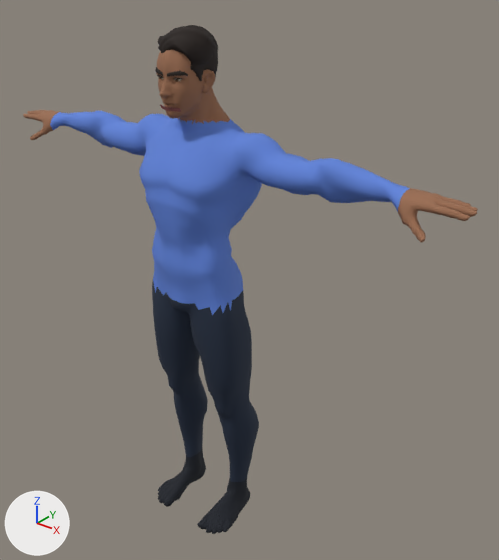
A saved change to the glTF model apps/web/public/models/human.glb.
Camera for both pictures: a 50 mm camera at (1.502, -1.572, 2.054) aimed at (0.117, 0.16, 0.98). Every picture has the same lights, and +X, +Y and +Z are marked at lower left. The picture after the commit comes second. Vertices at exactly the same position are counted once.

Names of what the first picture shows: 'Student hair', 'SuperHero_Male' and 2 more.
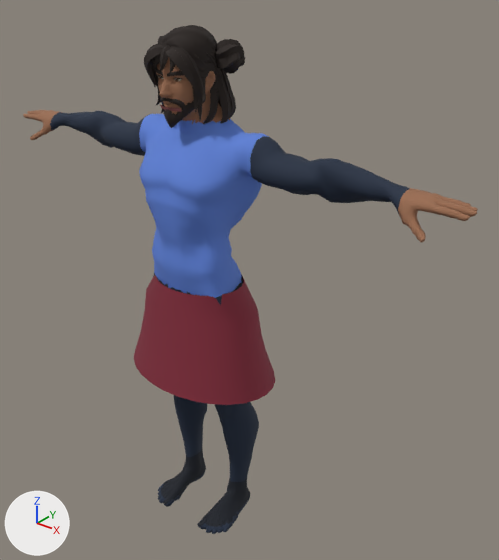
The change, as a list of edits to the scene's bpy script:
```text
Add mat_student_sleeve_lower:
    mat_student_sleeve_lower = principled_material('Student sleeve lower')
    mat_student_sleeve_lower.base_color = (0.0134, 0.0245, 0.0509)  # dark blue #1f2b40
    mat_student_sleeve_lower.roughness = 0.85
Add mat_student_sleeve_upper:
    mat_student_sleeve_upper = principled_material('Student sleeve upper')
    mat_student_sleeve_upper.base_color = (0.0134, 0.0245, 0.0509)  # dark blue #1f2b40
    mat_student_sleeve_upper.roughness = 0.85
Add mat_student_waistband:
    mat_student_waistband = principled_material('Student waistband')
    mat_student_waistband.base_color = (0.0134, 0.0245, 0.0509)  # dark blue #1f2b40
    mat_student_waistband.roughness = 0.85
Add mat_student_soles:
    mat_student_soles = principled_material('Student soles')
    mat_student_soles.base_color = (0.0134, 0.0245, 0.0509)  # dark blue #1f2b40
    mat_student_soles.roughness = 0.85
Change me_student_outfit:
    where me_student_outfit.from_pydata(...)  # 6285 vertices, 12566 faces; spans x -0.93..0.93, y -0.13..0.16, z -0.01..1.81
    me_student_outfit part 1
    25 faces are deleted
    4 vertices move within x 0.17..0.18, y -0.07..-0.04, z 0.02
    8 new faces join them, mat_student_shoes (black #141924)
    17 new faces join them, mat_student_soles (dark blue #1f2b40)
    me_student_outfit part 2: 642 faces spanning x -0.49..0.49, y 0.0..0.16, z 1.36..1.53 switch from mat_student_jacket (blue #5e82d9) to mat_student_sleeve_upper (dark blue #1f2b40)
    me_student_outfit part 3: 676 faces spanning x -0.74..0.74, y 0.01..0.13, z 1.37..1.51 switch from mat_student_jacket (blue #5e82d9) to mat_student_sleeve_lower (dark blue #1f2b40)
    me_student_outfit part 4: 88 faces spanning x -0.17..0.17, y -0.09..0.15, z 0.94..1.02 switch from mat_student_jacket (blue #5e82d9) to mat_student_waistband (dark blue #1f2b40)
    me_student_outfit part 5: 734 faces spanning x -0.19..0.19, y -0.13..0.14, z -0.01..0.03 switch from mat_student_shoes (black #141924) to mat_student_soles (dark blue #1f2b40)
    add me_student_outfit.materials.append(mat_student_trousers_knee)  # dark blue #1f2b40
    add me_student_outfit.materials.append(mat_student_trousers_shin)  # dark blue #1f2b40
    add me_student_outfit.materials.append(mat_student_trousers_ankle)  # dark blue #1f2b40
    add me_student_outfit.materials.append(mat_student_socks)  # dark blue #1f2b40
Add ob_student_skirt:
    ob_student_skirt = bpy.data.objects.new('Student skirt', me_student_skirt)  # 140 vertices, 224 faces; spans x -0.301..0.301, y -0.181..0.234, z 0.642..1.009; in mat_student_skirt (red #8c2e40)
    ob_student_skirt.location = (0.0, 0.0, 0.0)
Add ob_student_hair_beard:
    ob_student_hair_beard = bpy.data.objects.new('Student hair beard', me_student_hair_beard)  # 596 vertices, 1034 faces; spans x -0.081..0.081, y -0.097..0.008, z 1.55..1.689; in mat_student_hair (black #241914)
    ob_student_hair_beard.location = (0.0, 0.0, 0.0)
Add ob_student_hair_buns:
    ob_student_hair_buns = bpy.data.objects.new('Student hair buns', me_student_hair_buns)  # 1699 vertices, 3284 faces; spans x -0.151..0.151, y -0.109..0.127, z 1.573..1.822; in mat_student_hair (black #241914)
    ob_student_hair_buns.location = (0.0, 0.0, 0.0)
Add ob_student_hair_long:
    ob_student_hair_long = bpy.data.objects.new('Student hair long', me_student_hair_long)  # 1521 vertices, 2906 faces; spans x -0.122..0.122, y -0.116..0.155, z 1.543..1.82; in mat_student_hair (black #241914)
    ob_student_hair_long.location = (0.0, 0.0, 0.0)
```

Pixel boxes (x1, y1, x2, y2) of what changed, in the pictures (499 x 560 px; the box of a moved part takes in the faces that stretch with it):
'Student skirt', added (red): after (134, 274, 275, 405)
'Student hair long', added (black): after (144, 42, 236, 124)
'Student hair buns', added (black): after (153, 39, 245, 121)
'Student hair beard', added (black): after (160, 96, 203, 128)
part 1 of me_student_outfit, moved or reshaped: (220, 518, 234, 531) in both
part 2 of me_student_outfit, recoloured (blue to dark blue): (96, 111, 332, 202) in both
part 3 of me_student_outfit, recoloured: (50, 111, 410, 212) in both
part 4 of me_student_outfit, recoloured: before (153, 273, 243, 315); after (153, 273, 243, 305)
part 5 of me_student_outfit, recoloured: (158, 484, 238, 534) in both
